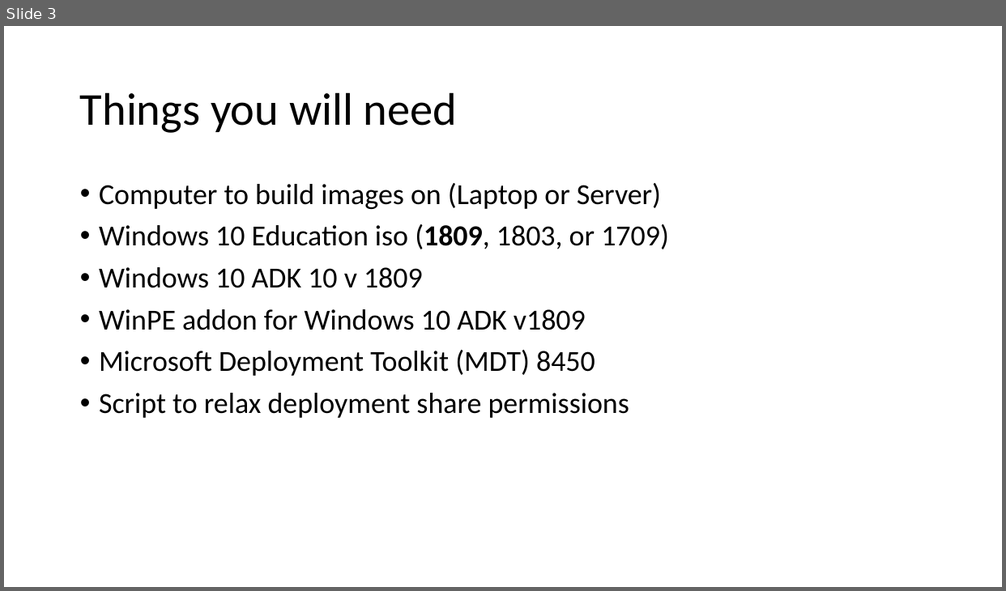
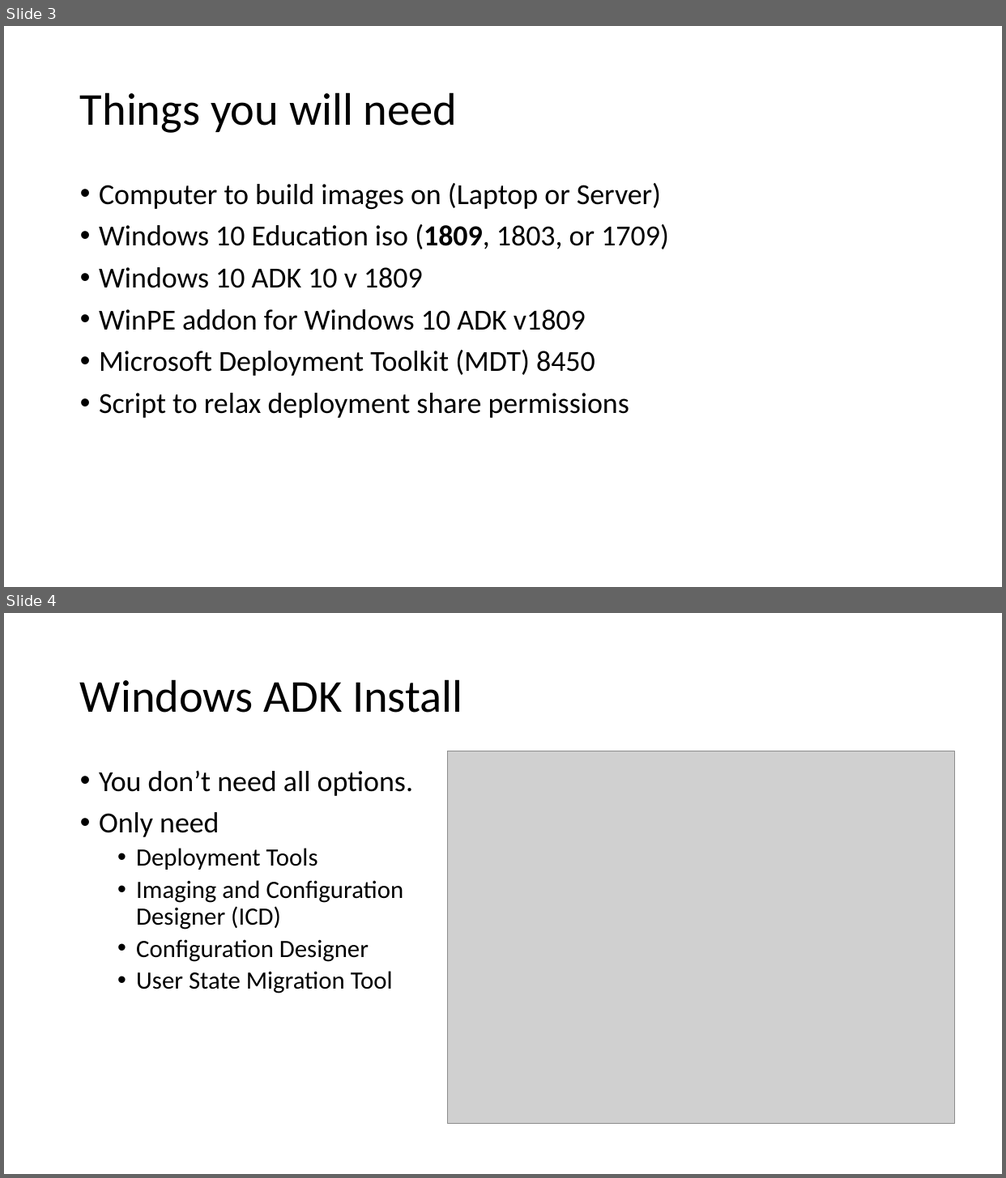
Before and after one commit to fydexx/HECC-2018, a slide deck: Part_01/Section01.pptx. Shown one above the other, each under a label of ours: slide 3 before the commit, slides 3 and 4 after it. The pictures are 1006x591 and 1006x1178 pixels, drawn with LibreOffice and Linux fonts; fonts in the diff are those of the drawing; grey boxes stand for pictures. Boxes give left, top, right and bottom in pixels: in the first picture for what was removed or moved away, otherwise in the second. Text is boxed around its words. In the diff, an @@ line names an element or a change of style, - is before the commit and + after.

```diff
--- a/Part_01/Section01.pptx
+++ b/Part_01/Section01.pptx
@@ slide 4 added at (4, 613, 1002, 1174), background #FFFFFF @@
@@ title added at (80, 679, 462, 713), 44 pt, text #000000 @@
+Windows ADK Install
@@ picture added at (447, 752, 954, 1123) @@
@@ text added at (99, 770, 413, 994), 24 pt, text #000000 @@
+• You don’t need all options.
+• Only need
+  • Deployment Tools
+  • Imaging and Configuration Designer (ICD)
+  • Configuration Designer
+  • User State Migration Tool
```
Also in this commit, not shown: 3 other slides added, 2 other files.
